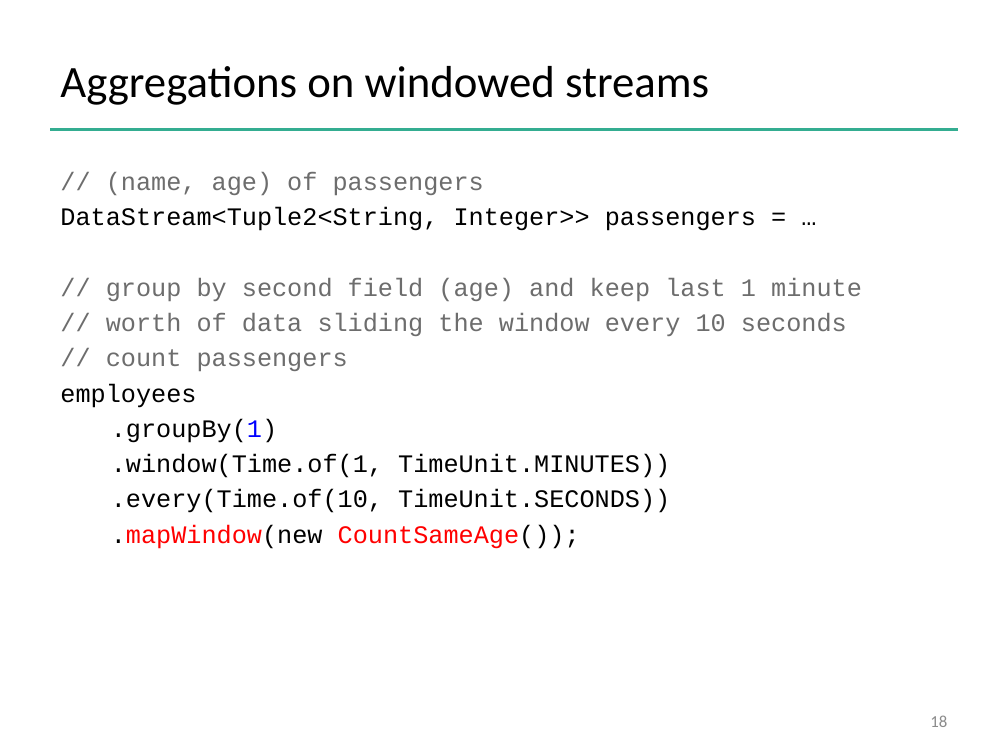
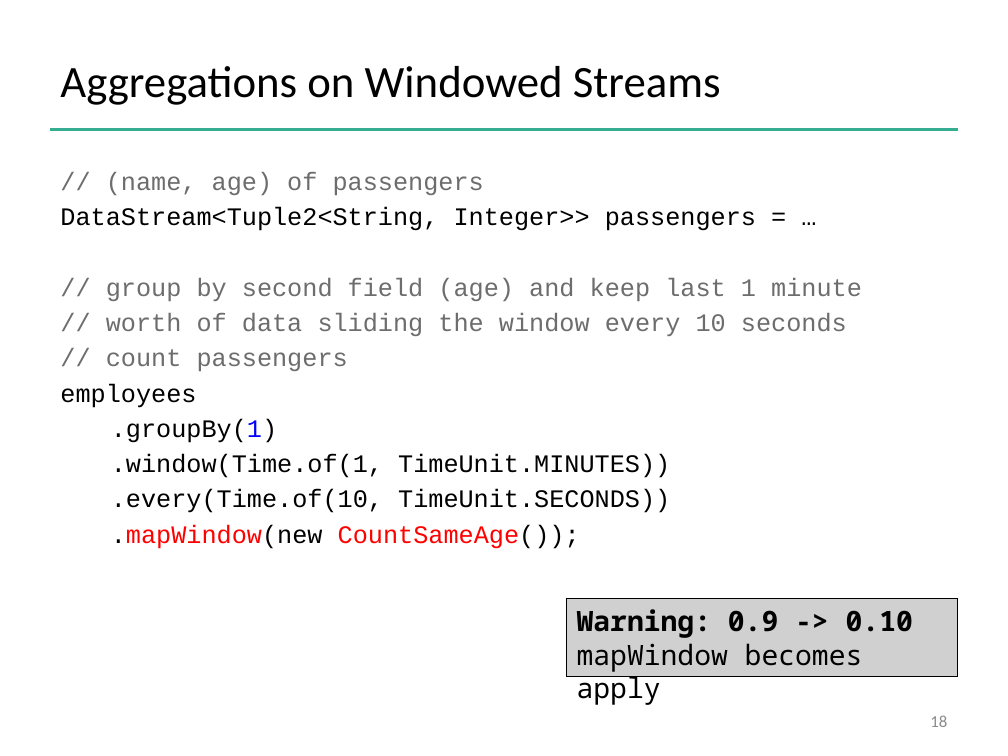
Before and after one commit to dataArtisans/flink-training-web, a slide deck: slide 18 of slides/flink_stream_advanced.pptx. Drawn at 1008x756 pixels with LibreOffice and Linux fonts; fonts in the diff are those of the drawing; grey boxes stand for pictures; background and template pictures are left out. Boxes give left, top, right and bottom in pixels: in the first picture for what was removed or moved away, otherwise in the second. Text is boxed around its words. In the diff, an @@ line names an element or a change of style, - is before the commit and + after.

Commit message:
Fix alignment and Capitalisation in Stream Training Slides

```diff
--- a/slides/flink_stream_advanced.pptx
+++ b/slides/flink_stream_advanced.pptx
@@ title at (60,66,721,105): text changed @@
-Aggregations on windowed streams
+Aggregations on Windowed Streams
@@ picture added at (566,599,958,676), 20 pt, text #000000 @@
+Warning: 0.9 -> 0.10
+mapWindow becomes apply
```
Also in this commit, not shown: 19 other slides changed, 3 other files.
